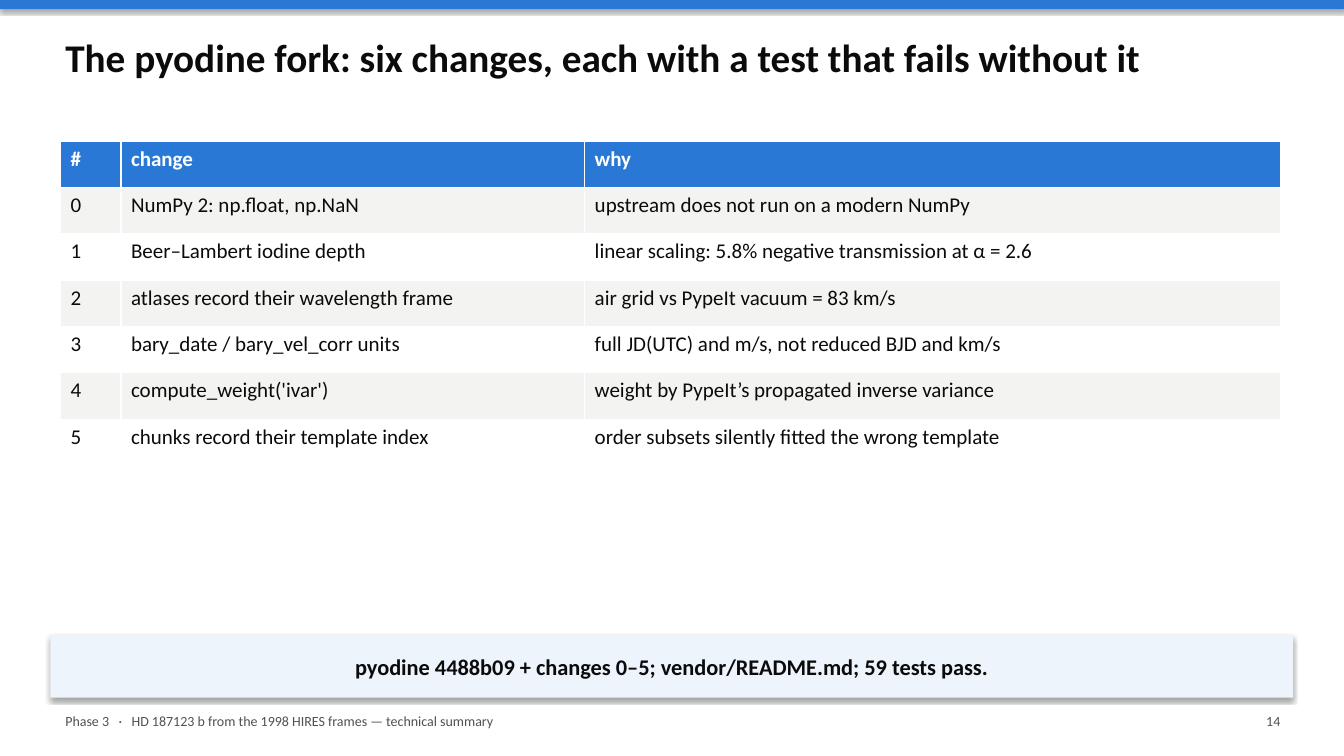
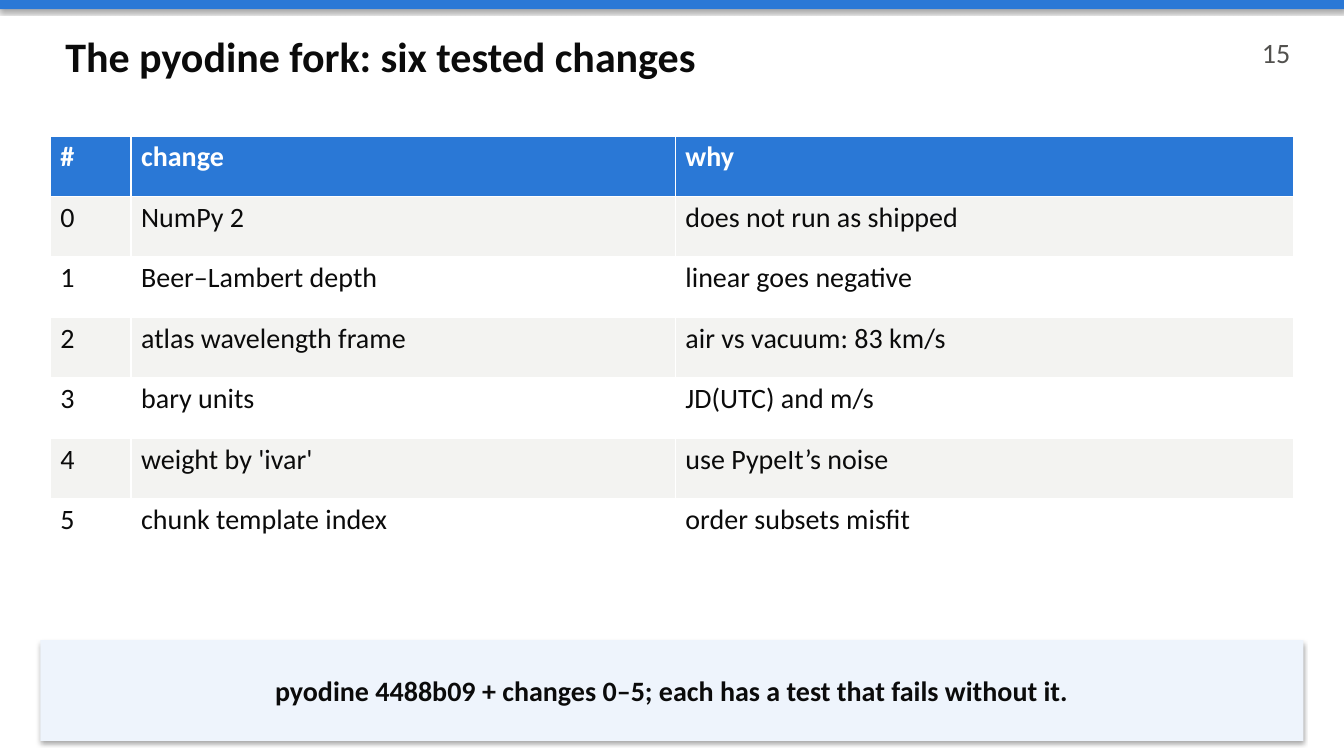
Before and after one commit to pypeit/first-hires-exoplanet, a slide deck: slide 15 of docs/slides/technical_summary.pptx (slide 14 before the commit). Drawn at 1344x756 pixels with LibreOffice and Linux fonts; fonts in the diff are those of the drawing. Boxes give left, top, right and bottom in pixels: in the first picture for what was removed or moved away, otherwise in the second. Text is boxed around its words. In the diff, an @@ line names an element or a change of style, - is before the commit and + after.

```diff
--- a/docs/slides/technical_summary.pptx
+++ b/docs/slides/technical_summary.pptx
@@ text at (65, 42, 696, 79): text changed; size 28 to 30 pt @@
-The pyodine fork: six changes, each with a test that fails without it
+The pyodine fork: six tested changes
@@ text added at (1262, 45, 1290, 63), 20 pt, text #52514E @@
+15
@@ table at (50, 136, 1294, 560) @@
-row 2, column 2: NumPy 2: np.float, np.NaN
+row 2, column 2: NumPy 2
-row 2, column 3: upstream does not run on a modern NumPy
+row 2, column 3: does not run as shipped
-row 3, column 2: Beer–Lambert iodine depth
+row 3, column 2: Beer–Lambert depth
-row 3, column 3: linear scaling: 5.8% negative transmission at α = 2.6
+row 3, column 3: linear goes negative
-row 4, column 2: atlases record their wavelength frame
+row 4, column 2: atlas wavelength frame
-row 4, column 3: air grid vs PypeIt vacuum = 83 km/s
+row 4, column 3: air vs vacuum: 83 km/s
-row 5, column 2: bary_date / bary_vel_corr units
+row 5, column 2: bary units
-row 5, column 3: full JD(UTC) and m/s, not reduced BJD and km/s
+row 5, column 3: JD(UTC) and m/s
-row 6, column 2: compute_weight('ivar')
+row 6, column 2: weight by 'ivar'
-row 6, column 3: weight by PypeIt’s propagated inverse variance
+row 6, column 3: use PypeIt’s noise
-row 7, column 2: chunks record their template index
+row 7, column 2: chunk template index
-row 7, column 3: order subsets silently fitted the wrong template
+row 7, column 3: order subsets misfit
@@ size 15 to 20 pt in "#", "change", "why", "0" and 5 more places @@
@@ table: place and size @@
-table at (60, 141, 1280, 466)
+table at (50, 136, 1294, 560)
@@ rectangle "pyodine 4488b09 + changes 0–5; ...": place and size @@
-rectangle "pyodine 4488b09 + changes 0–5; ..." at (50, 635, 1294, 698)
+rectangle "pyodine 4488b09 + changes 0–5; ..." at (40, 640, 1304, 741)
@@ text in rectangle at (275, 681, 1068, 706): text changed; size 16 to 20 pt @@
-pyodine 4488b09 + changes 0–5; vendor/README.md; 59 tests pass.
+pyodine 4488b09 + changes 0–5; each has a test that fails without it.
@@ text removed at (65, 716, 493, 728) @@
-Phase 3 · HD 187123 b from the 1998 HIRES frames — technical summary
@@ text removed at (1266, 717, 1280, 726) @@
-14
```
Also in this commit, not shown: 26 other slides changed, 3 slides added, 1 slide removed, 2 other files.
